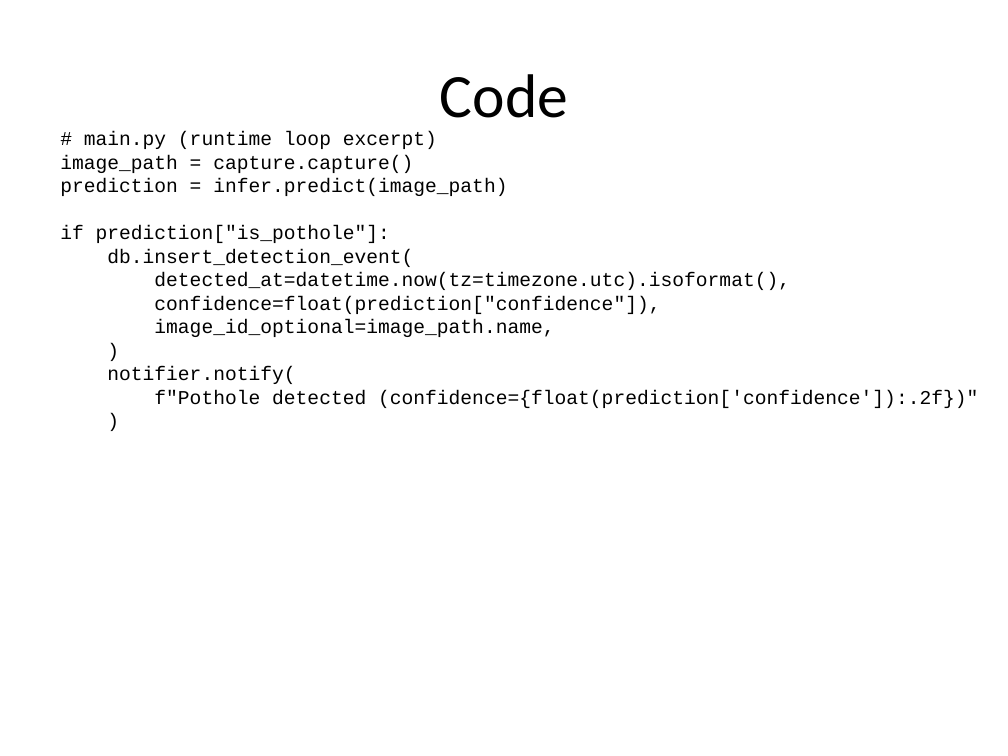
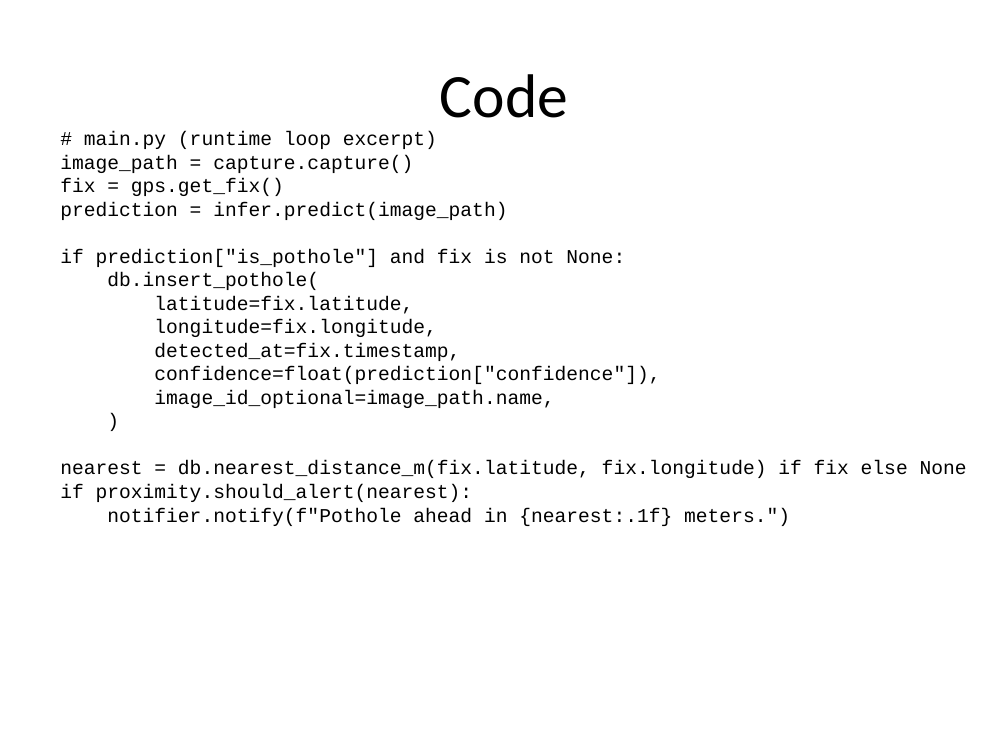
Before and after one commit to Josh7511/pothole-detection, a slide deck: slide 6 of Pothole_Detection_Presentation.pptx. Drawn at 1008x756 pixels with LibreOffice and Linux fonts; fonts in the diff are those of the drawing. Boxes give left, top, right and bottom in pixels: in the first picture for what was removed or moved away, otherwise in the second. Text is boxed around its words. In the diff, an @@ line names an element or a change of style, - is before the commit and + after.

```diff
--- a/Pothole_Detection_Presentation.pptx
+++ b/Pothole_Detection_Presentation.pptx
@@ text at bbox=[60, 131, 967, 526]: text changed @@
-# main.py (runtime loop excerpt)
-image_path = capture.capture()
-prediction = infer.predict(image_path)
-if prediction["is_pothole"]:
-db.insert_detection_event(
-detected_at=datetime.now(tz=timezone.utc).isoformat(),
-confidence=float(prediction["confidence"]),
-image_id_optional=image_path.name,
-)
-notifier.notify(
-f"Pothole detected (confidence={float(prediction['confidence']):.2f})"
-)
+# main.py (runtime loop excerpt)
+image_path = capture.capture()
+fix = gps.get_fix()
+prediction = infer.predict(image_path)
+if prediction["is_pothole"] and fix is not None:
+db.insert_pothole(
+latitude=fix.latitude,
+longitude=fix.longitude,
+detected_at=fix.timestamp,
+confidence=float(prediction["confidence"]),
+image_id_optional=image_path.name,
+)
+nearest = db.nearest_distance_m(fix.latitude, fix.longitude) if fix else None
+if proximity.should_alert(nearest):
+notifier.notify(f"Pothole ahead in {nearest:.1f} meters.")
```
Also in this commit, not shown: 7 other slides changed, 5 other files.
